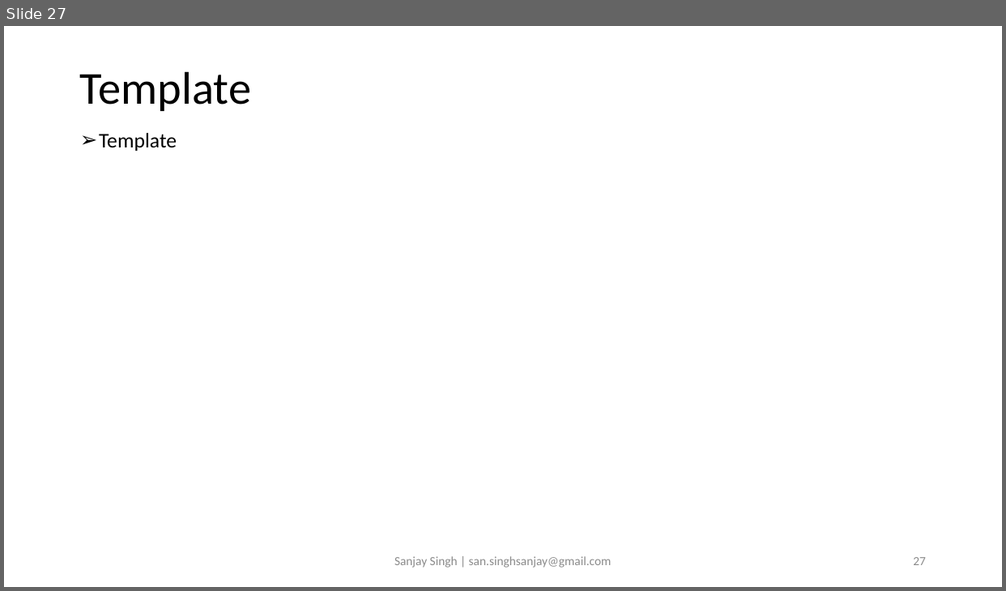
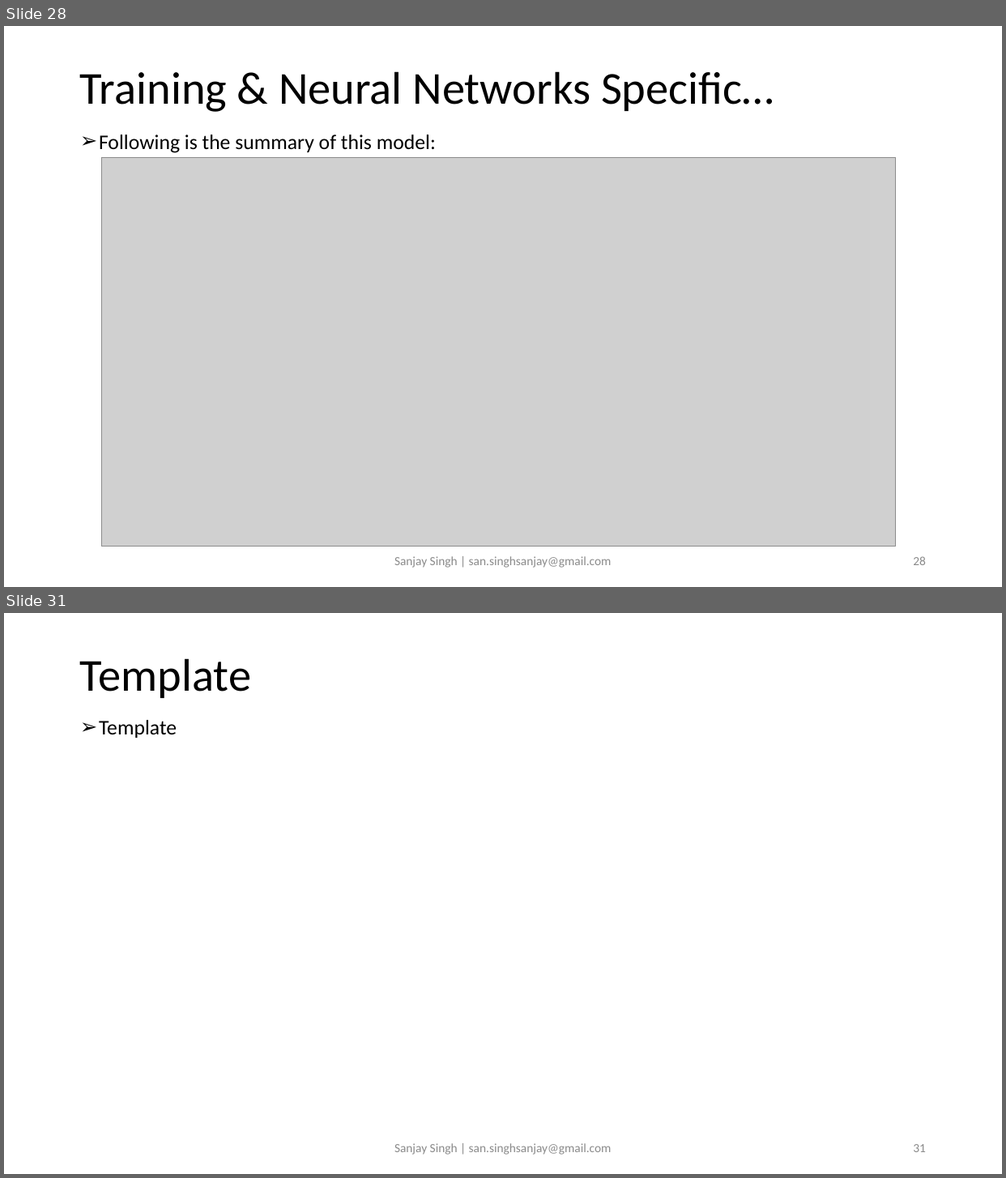
Before and after one commit to sansinghsanjay/Flickr8k_ImageCaptioning, a slide deck: readme.pptx. Shown one above the other, each under a label of ours: slide 27 before the commit, slides 28 and 31 after it; the slides between them are not shown. The pictures are 1006x591 and 1006x1178 pixels, drawn with LibreOffice and Linux fonts; fonts in the diff are those of the drawing; grey boxes stand for pictures. Boxes give left, top, right and bottom in pixels: in the first picture for what was removed or moved away, otherwise in the second. Text is boxed around its words. In the diff, an @@ line names an element or a change of style, - is before the commit and + after.

```diff
--- a/readme.pptx
+++ b/readme.pptx
@@ slide 28 added at [4, 26, 1002, 587], background #FFFFFF @@
@@ title added at [80, 71, 774, 112], 44 pt, text #000000 @@
+Training & Neural Networks Specific…
@@ text added at [99, 135, 436, 153], 20 pt, text #000000 @@
+➢ Following is the summary of this model:
@@ picture added at [101, 158, 896, 547] @@
@@ text added at [394, 557, 612, 568], 12 pt, text #8C8C8C @@
+Sanjay Singh | san.singhsanjay@gmail.com
@@ page number added at [913, 557, 926, 565], 12 pt, text #8C8C8C @@
+28
@@ what was slide 27 is now slide 31 @@
@@ page number at [913, 1144, 926, 1152]: text changed @@
-27
+31
```
Also in this commit, not shown: 6 slides changed, 3 other slides added, 1 other file.
